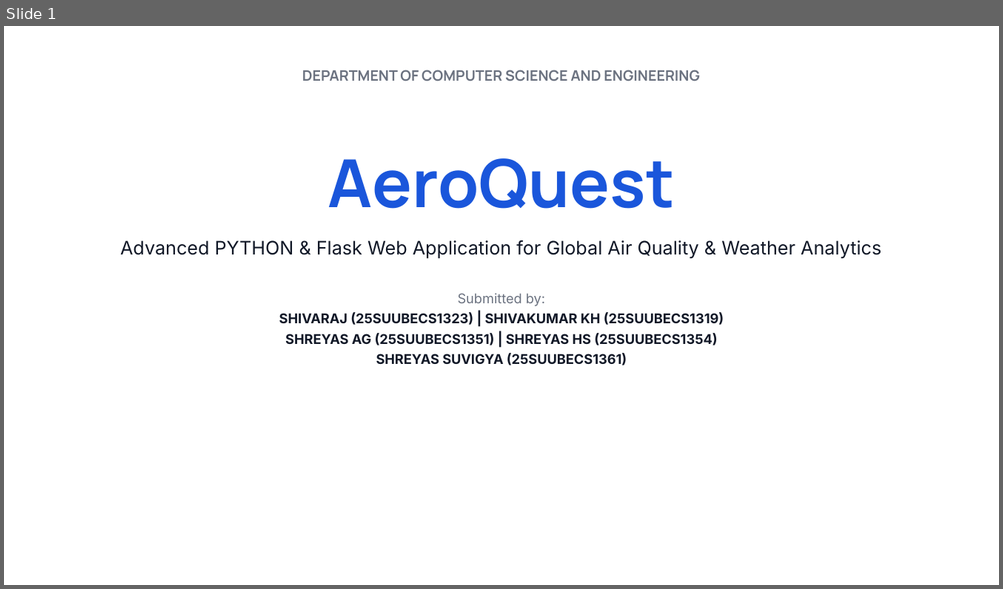
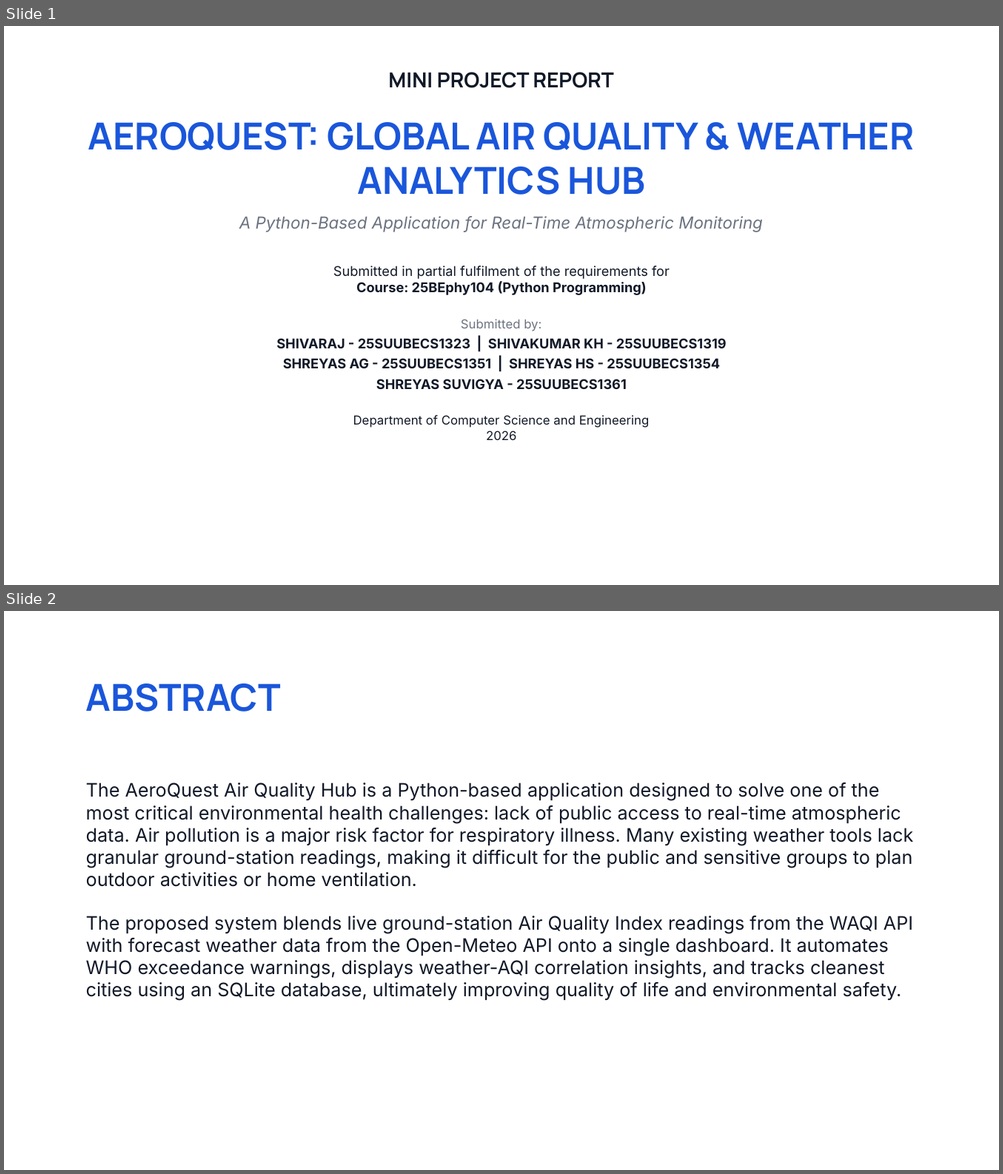
Before and after one commit to Shivaraj519/AeroQuest, a slide deck: AeroQuest_Presentation_Final.pptx. Shown one above the other, each under a label of ours: slide 1 before the commit, slides 1 and 2 after it. The pictures are 1003x589 and 1003x1174 pixels, drawn with LibreOffice and Linux fonts; fonts in the diff are those of the drawing. Boxes give left, top, right and bottom in pixels: in the first picture for what was removed or moved away, otherwise in the second. Text is boxed around its words. In the diff, an @@ line names an element or a change of style, - is before the commit and + after.

Commit message:
Configure AeroQuest PowerPoint presentation to match the layout of Medicine Reminder System

```diff
--- a/AeroQuest_Presentation_Final.pptx
+++ b/AeroQuest_Presentation_Final.pptx
@@ slide 2 added at [4,611,999,1170], background #FFFFFF @@
@@ text added at [86,684,281,712], 36 pt, text #1A56DB, bold @@
+ABSTRACT
@@ text added at [86,783,913,1000], 18 pt, text #111827 @@
+The AeroQuest Air Quality Hub is a Python-based application designed to solve one of the most critical environmental health challenges: lack of public access to real-time atmospheric data. Air pollution is a major risk factor for respiratory illness. Many existing weather tools lack granular ground-station readings, making it difficult for the public and sensitive groups to plan outdoor activities or home ventilation.
+The proposed system blends live ground-station Air Quality Index readings from the WAQI API with forecast weather data from the Open-Meteo API onto a single dashboard. It automates WHO exceedance warnings, displays weather-AQI correlation insights, and tracks cleanest cities using an SQLite database, ultimately improving quality of life and environmental safety.
@@ slide 1 changed as well @@
@@ text "MINI PROJECT REPORT": place and size @@
-text "MINI PROJECT REPORT" at [120,158,881,366]
+text "MINI PROJECT REPORT" at [88,72,914,440]
@@ text removed at [302,70,699,82] @@
-DEPARTMENT OF COMPUTER SCIENCE AND ENGINEERING
@@ text at [88,72,914,295]: text changed; size 18 to 13 pt @@
-AeroQuest
-Advanced PYTHON & Flask Web Application for Global Air Quality & Weather Analytics
+MINI PROJECT REPORT
+AEROQUEST: GLOBAL AIR QUALITY & WEATHER ANALYTICS HUB
+A Python-Based Application for Real-Time Atmospheric Monitoring
+Submitted in partial fulfilment of the requirements for
+Course: 25BEphy104 (Python Programming)
@@ text at [461,319,541,332]: size 13 to 12 pt in "Submitted by:"; less space between paragraphs @@
@@ text at [276,338,726,440]: text changed @@
-SHIVARAJ (25SUUBECS1323) | SHIVAKUMAR KH (25SUUBECS1319)
-SHREYAS AG (25SUUBECS1351) | SHREYAS HS (25SUUBECS1354)
-SHREYAS SUVIGYA (25SUUBECS1361)
+SHIVARAJ - 25SUUBECS1323 | SHIVAKUMAR KH - 25SUUBECS1319
+SHREYAS AG - 25SUUBECS1351 | SHREYAS HS - 25SUUBECS1354
+SHREYAS SUVIGYA - 25SUUBECS1361
+Department of Computer Science and Engineering
+2026
```
Also in this commit, not shown: 4 other slides changed, 11 other slides added, 11 slides removed, 1 other file.
